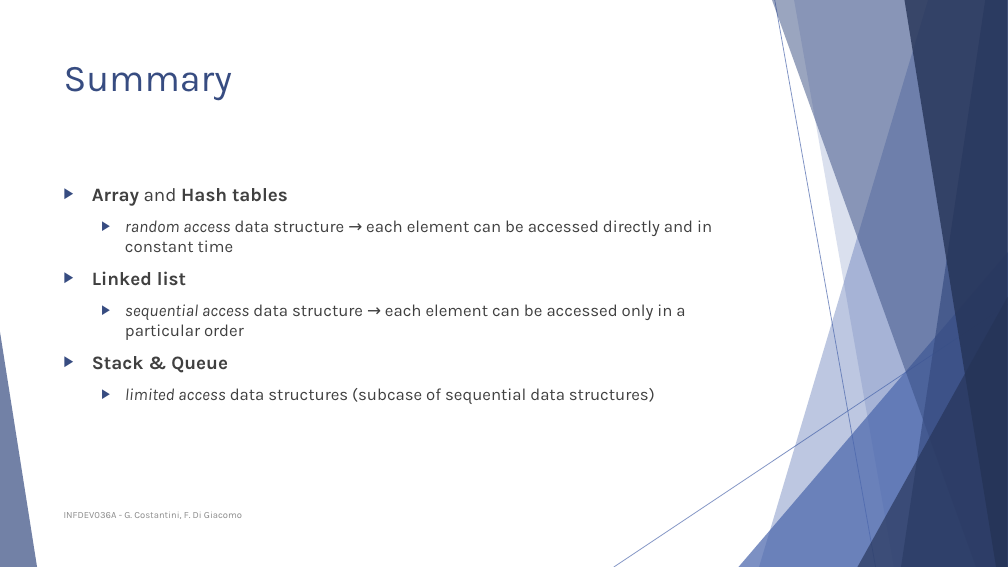
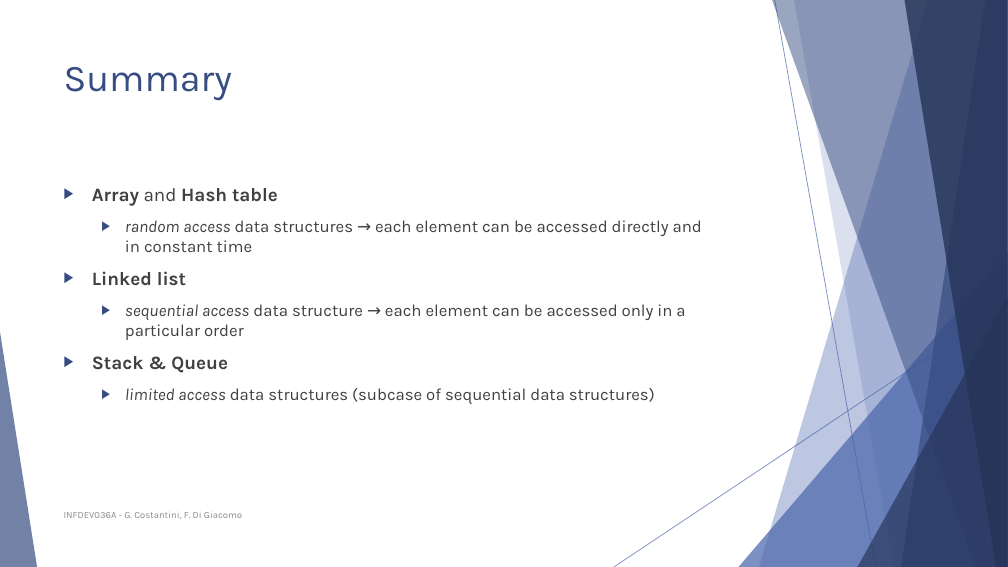
Before and after one commit to FurkanAndac/Development-6A, a slide deck: slide 29 of Lesson slides/Unit 3b - Hash tables.pptx. Drawn at 1008x567 pixels with LibreOffice and Linux fonts; fonts in the diff are those of the drawing. Boxes give left, top, right and bottom in pixels: in the first picture for what was removed or moved away, otherwise in the second. Text is boxed around its words. In the diff, an @@ line names an element or a change of style, - is before the commit and + after.

```diff
--- a/Lesson slides/Unit 3b - Hash tables.pptx
+++ b/Lesson slides/Unit 3b - Hash tables.pptx
@@ text at <box>92,188,702,252</box>: text changed @@
-▶ Array and Hash tables
-  ▶ random access data structure → each element can be accessed directly and in constant time
+▶ Array and Hash table
+  ▶ random access data structures → each element can be accessed directly and in constant time
```
Also in this commit, not shown: 4 other slides changed.
